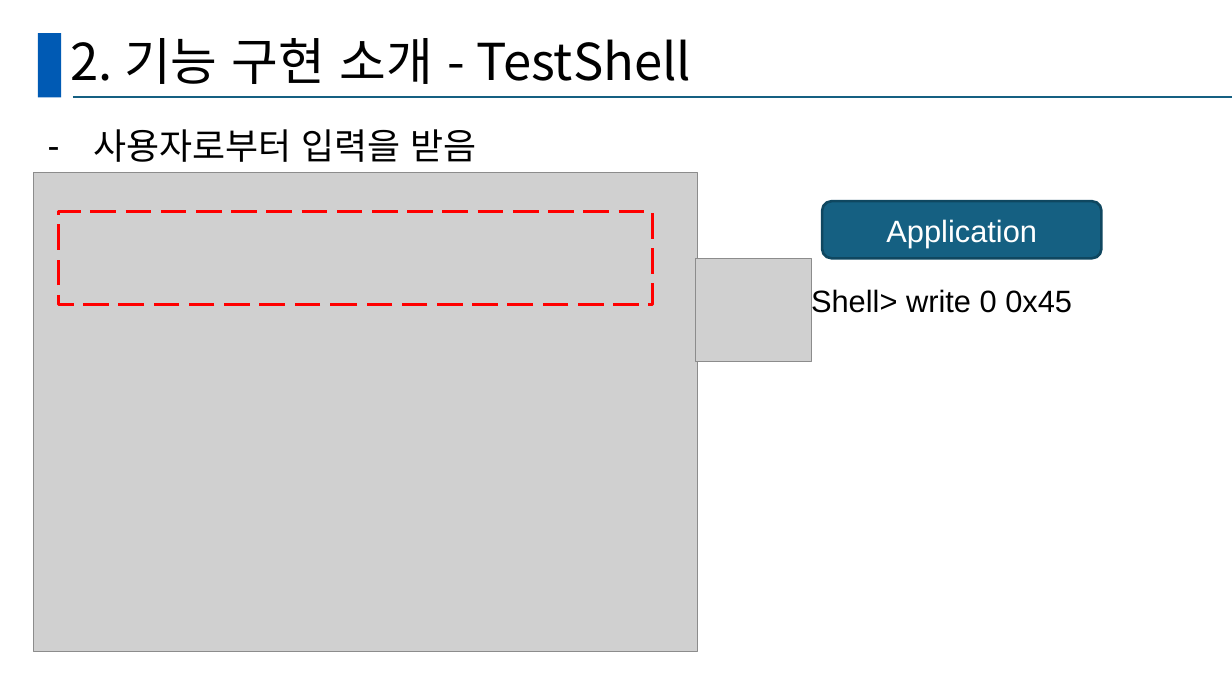
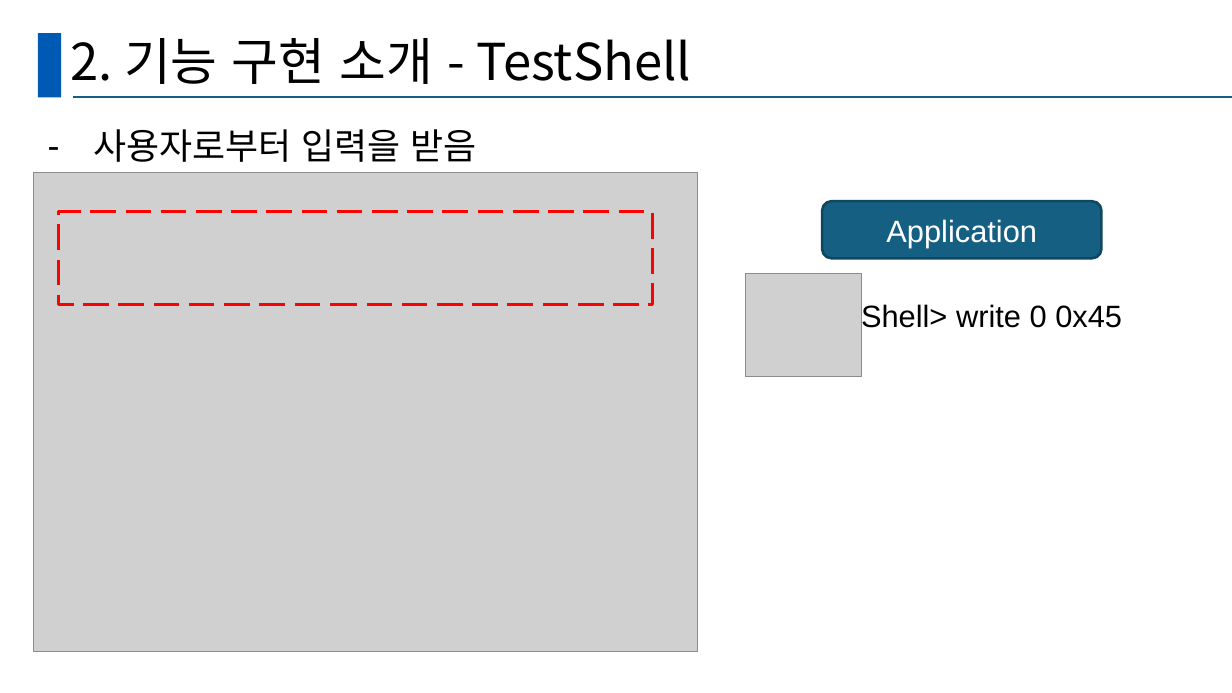
Before and after one commit to GanghyunLee/deep-dive-ssd, a slide deck: slide 18 of D조_DeepDive.pptx (slide 8 before the commit). Drawn at 1232x693 pixels with LibreOffice and Linux fonts; fonts in the diff are those of the drawing; grey boxes stand for pictures. Boxes give left, top, right and bottom in pixels: in the first picture for what was removed or moved away, otherwise in the second. Text is boxed around its words. In the diff, an @@ line names an element or a change of style, - is before the commit and + after.

```diff
--- a/D조_DeepDive.pptx
+++ b/D조_DeepDive.pptx
@@ picture moved from (x1=696, y1=259, x2=812, y2=361) to (x1=746, y1=274, x2=862, y2=376) @@
@@ text "Shell> write 0 0x45" moved from (x1=811, y1=287, x2=1072, y2=317) to (x1=861, y1=302, x2=1122, y2=332) @@
```
Also in this commit, not shown: 7 other slides changed, 38 slides added.
